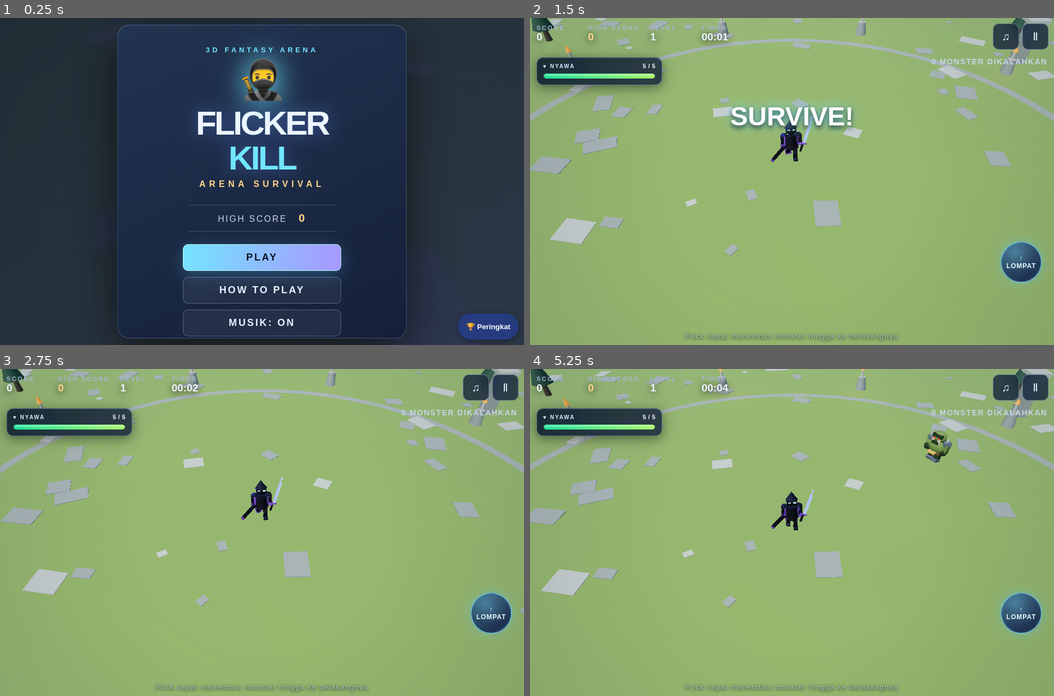
Above: before the commit, frames 1-4 (two rows, left to right).
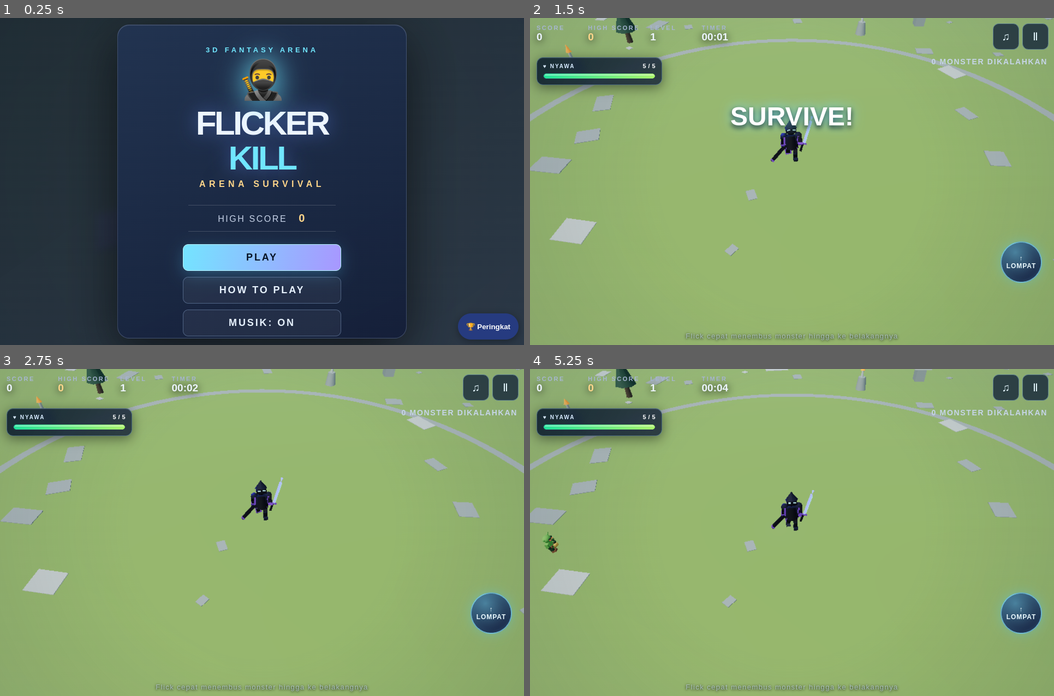
Above: after the commit, the same moments.

Repository: vexelkang-cell/gamepai
Game: browser game, page games/fliker-kill/index.html
The game is run twice, just before and just after one commit, with the same random seed, the same clock (stepped at 60 frames per second) and the same inputs.
Inputs (mouse positions are in pixels of both pictures, inside the frame that each line leads up to):
- Up to frame 1 (0.25 s): no input
- Up to frame 2 (1.5 s): click "PLAY" at 0.27 s; hold Up 1.03-1.33 s; click (792, 214) at 1.07 s; hold Up from 1.38 s (still down)
- Up to frame 3 (2.75 s): release Up at 1.62 s; click (157, 499) at 1.67 s; hold Up 1.67-1.97 s; hold Up 2.02-2.25 s; click (366, 483) at 2.27 s; hold Up 2.3-2.6 s; hold Up from 2.65 s (still down)
- Up to frame 4 (5.25 s): click (870, 597) at 2.87 s; release Up at 2.88 s; hold Up 2.93-3.23 s; hold Up 3.28-3.52 s; click (661, 614) at 3.47 s; hold Up 3.57-3.87 s; hold Up 3.92-4.15 s; click (792, 467) at 4.07 s; hold Up 4.2-4.5 s; hold Up 4.55-4.78 s; click (949, 548) at 4.67 s; hold Up 4.83-5.13 s; hold Up from 5.18 s (still down)

The runs differ from the first frame. In frame 2, 3.0% of the frame differs, in the area x 0-100%, y 0-74%; in frame 3, 3.0%; in frame 4, 3.5%, in the area x 0-100%, y 0-73%.

Commit message:
Add adaptive performance optimization for Fliker Kill

Diff:
--- a/games/fliker-kill/index.html
+++ b/games/fliker-kill/index.html
@@ -134,28 +134,30 @@
 const $=id=>document.getElementById(id), arena=$('game'), scene=new THREE.Scene();
 scene.background=new THREE.Color(0x9bcff0);scene.fog=new THREE.FogExp2(0xb9dcef,.0065);
 const camera=new THREE.PerspectiveCamera(48,innerWidth/innerHeight,.1,200);
-const compact=matchMedia('(max-width:700px), (max-height:500px)').matches, slowDevice=(navigator.hardwareConcurrency||8)<=4;
-const renderer=new THREE.WebGLRenderer({antialias:!compact&&!slowDevice,powerPreference:'high-performance'});
-renderer.shadowMap.enabled=!compact&&!slowDevice;renderer.shadowMap.type=THREE.PCFSoftShadowMap;renderer.outputColorSpace=THREE.SRGBColorSpace;renderer.toneMapping=THREE.ACESFilmicToneMapping;arena.appendChild(renderer.domElement);
+const compact=matchMedia('(max-width:700px), (max-height:500px)').matches, cores=navigator.hardwareConcurrency||4, memory=navigator.deviceMemory||4;
+const qualityTier=(cores<=4||memory<=3)?0:(compact||cores<=6||memory<=6)?1:2;
+const maxEnemies=qualityTier===0?18:qualityTier===1?28:38,maxEffects=qualityTier===0?34:qualityTier===1?58:90;
+let renderScale=qualityTier===0?.9:qualityTier===1?1.12:1.4;
+const renderer=new THREE.WebGLRenderer({antialias:qualityTier===2&&!compact,powerPreference:'high-performance'});
+renderer.shadowMap.enabled=qualityTier===2&&!compact;renderer.shadowMap.type=THREE.PCFSoftShadowMap;renderer.outputColorSpace=THREE.SRGBColorSpace;renderer.toneMapping=THREE.ACESFilmicToneMapping;arena.appendChild(renderer.domElement);
 scene.add(new THREE.HemisphereLight(0xe8f6ff,0x71845a,2.8));
-const sun=new THREE.DirectionalLight(0xfff3d8,3.1);sun.position.set(-15,27,18);sun.castShadow=true;sun.shadow.mapSize.set(compact||slowDevice?512:1024,compact||slowDevice?512:1024);sun.shadow.camera.left=-35;sun.shadow.camera.right=35;sun.shadow.camera.top=35;sun.shadow.camera.bottom=-35;scene.add(sun);
+const sun=new THREE.DirectionalLight(0xfff3d8,3.1);sun.position.set(-15,27,18);sun.castShadow=qualityTier===2&&!compact;if(sun.castShadow){sun.shadow.mapSize.set(1024,1024);sun.shadow.camera.left=-35;sun.shadow.camera.right=35;sun.shadow.camera.top=35;sun.shadow.camera.bottom=-35}scene.add(sun);
 const mat=(c,em=0)=>new THREE.MeshStandardMaterial({color:c,roughness:.72,metalness:.18,emissive:em,emissiveIntensity:em?.45:0});
 const stone=mat(0x87939a), ground=mat(0x739653), brick=mat(0xaab5b9), gold=mat(0xe9c56e), blue=mat(0x82ddff,0x2288ff), dark=mat(0x26344a), skin=mat(0xc9a887);
-function mesh(parent,geo,material,x=0,y=0,z=0){const m=new THREE.Mesh(geo,material);m.position.set(x,y,z);m.castShadow=true;m.receiveShadow=true;parent.add(m);return m}
+function mesh(parent,geo,material,x=0,y=0,z=0){const m=new THREE.Mesh(geo,material);m.position.set(x,y,z);m.castShadow=qualityTier===2&&!compact;m.receiveShadow=qualityTier===2&&!compact;parent.add(m);return m}
 const box=(p,w,h,d,m,x,y,z)=>mesh(p,new THREE.BoxGeometry(w,h,d),m,x,y,z);
 const ball=(p,r,m,x,y,z)=>mesh(p,new THREE.SphereGeometry(r,10,8),m,x,y,z);
 const cyl=(p,a,b,h,m,x,y,z)=>mesh(p,new THREE.CylinderGeometry(a,b,h,8),m,x,y,z);
 const floor=mesh(scene,new THREE.PlaneGeometry(104,104),ground);floor.rotation.x=-Math.PI/2;floor.receiveShadow=true;floor.castShadow=false;
 const ring=mesh(scene,new THREE.RingGeometry(24.2,25.1,72),stone,0,.025,0);ring.rotation.x=-Math.PI/2;ring.castShadow=false;
 let seed=73;function rand(){seed=(seed*16807)%2147483647;return(seed-1)/2147483646}
-for(let i=0;i<190;i++){const x=(rand()-.5)*94,z=(rand()-.5)*94;if(Math.hypot(x,z)<3)continue;let s=.45+rand()*1.5;const tile=box(scene,s,.06,s*(.7+rand()),i%4===0?brick:stone,x,.015,z);tile.rotation.y=rand()*6.28;tile.castShadow=false}
+for(let i=0;i<(qualityTier===0?95:qualityTier===1?140:190);i++){const x=(rand()-.5)*94,z=(rand()-.5)*94;if(Math.hypot(x,z)<3)continue;let s=.45+rand()*1.5;const tile=box(scene,s,.06,s*(.7+rand()),i%4===0?brick:stone,x,.015,z);tile.rotation.y=rand()*6.28;tile.castShadow=false}
 const torches=[];
-for(let i=0;i<10;i++){const a=i*Math.PI*2/10,r=28,x=Math.cos(a)*r,z=Math.sin(a)*r;
+for(let i=0;i<(qualityTier===0?5:qualityTier===1?7:10);i++){const count=qualityTier===0?5:qualityTier===1?7:10,a=i*Math.PI*2/count,r=28,x=Math.cos(a)*r,z=Math.sin(a)*r;
 cyl(scene,.45,.65,1.5,stone,x,.75,z);cyl(scene,.12,.18,1.1,brick,x,1.85,z);
-const flame=mesh(scene,new THREE.ConeGeometry(.28,.85,7),mat(0xff8b32,0xff7100),x,2.65,z);flame.castShadow=false;
-const light=new THREE.PointLight(0xff8d3f,4,10);light.position.set(x,2.7,z);scene.add(light);torches.push({flame,light,phase:i});
-}
-for(let i=0;i<29;i++){const a=rand()*Math.PI*2,r=31+rand()*17,x=Math.cos(a)*r,z=Math.sin(a)*r;
+const flame=mesh(scene,new THREE.ConeGeometry(.28,.85,7),mat(0xff8b32,0xff7100),x,2.65,z);flame.castShadow=false;torches.push({flame,phase:i});
+}
+for(let i=0;i<(qualityTier===0?14:qualityTier===1?21:29);i++){const a=rand()*Math.PI*2,r=31+rand()*17,x=Math.cos(a)*r,z=Math.sin(a)*r;
 if(i%3===0){const h=1.5+rand()*3;box(scene,1.2,h,1.2,stone,x,h/2,z);box(scene,2.1,.35,2.1,brick,x,h+.1,z)}
 else{cyl(scene,.22,.37,1.8,mat(0x493e34),x,.9,z);const crown=mesh(scene,new THREE.ConeGeometry(1.2,3.3,7),mat(0x294b41),x,3.1,z);crown.castShadow=true}
 }
@@ -252,10 +254,10 @@
 function pause(){if(state!=='playing')return;state='paused';pointer.down=false;$('paused').classList.add('active')}
 function resume(){if(state!=='paused')return;state='playing';$('paused').classList.remove('active');lastFrame=performance.now()}
 function gameOver(){state='over';pointer.down=false;sound('over');$('final-score').textContent=score;$('final-kills').textContent=kills;$('final-time').textContent=fmt(elapsed);$('final-level').textContent=level;$('over').classList.add('active')}
-function spawn(){const cap=Math.min(42,4+level*3);if(enemies.filter(e=>!e.dead).length>= …(320 unchanged characters)…
+function spawn(){const cap=Math.min(maxEnemies,4+level*(qualityTier===0?1.5:qualityTier===1?2.2:3));if(enemies.filter(e=>!e.dead).length>= …(320 unchanged characters)…
 function launchShuriken(target){const shape=new THREE.Shape();for(let i=0;i<8;i++){const a=-Math.PI/2+i*Math.PI/4,r=i%2 …(496 unchanged characters)…
 function updateShurikens(dt){shurikenClock+=dt;if(shurikenClock>=1.6){shurikenClock=0;if(projectiles.length<4){let targ …(751 unchanged characters)…
-function fx(obj,life,update){scene.add(obj);effects.push({obj,life,max:life,update})}
+function fx(obj,life,update){if(effects.length>=maxEffects){const oldest=effects.shift();scene.remove(oldest.obj);disposeEffect(oldest.obj)}scene.add(obj);effects.push({obj,life,max:life,update})}
 function burst(pos,color,count=12){if(compact||slowDevice)count=Math.max(5,Math.ceil(count*.55));for(let i=0;i<count;i+ …(411 unchanged characters)…
 function afterimage(pos){const group=new THREE.Group();group.position.copy(pos);const ghost=mesh(group,new THREE.Cylind …(487 unchanged characters)…
 function smoke(pos){const group=new THREE.Group();group.position.copy(pos);for(let i=0;i<5;i++){const puff=mesh(group,n …(589 unchanged characters)…
@@ -294,9 +296,9 @@
 function toggleMusic(){initAudio();musicOn=!musicOn;$('music-btn').textContent=musicOn?'♫':'♪̸';$('music-btn').setAttribute('aria-label',musicOn?'Matikan musik':'Nyalakan musik');$('menu-music').textContent='MUSIK: '+(musicOn?'ON':'OFF')}
 $('music-btn').onclick=toggleMusic;$('menu-music').onclick=toggleMusic;$('jump-btn').addEventListener('pointerdown',e=>{e.preventDefault();e.stopPropagation();if(e.button===0||e.pointerType==='touch')jump()});$('jump-btn').addEventListener('click',e=>{e.preventDefault()});
 window.addEventListener('keydown',e=>{if((e.code==='Space'||e.key==='ArrowUp')&&state==='playing'){e.preventDefault();jump()}if(e.key==='Escape'){if(state==='playing')pause();else if(state==='paused')resume()}});
-let viewWidth=0,viewHeight=0,camDistance=25;function resizeG …(131 unchanged characters)… tio(Math.min(window.devicePixelRatio||1,slowDevice?1:compact?1.1:1.5));renderer.setSize(w,h,false);camera.as …(402 unchanged characters)…
-const camGoal=new THREE.Vector3();let lastFrame=performance.now();
-function frame(now){requestAnimationFrame(frame);const dt=Math.min((now-lastFrame)/1000,.05);lastFrame=now;
+let viewWidth=0,viewHeight=0,camDistance=25;function resizeG …(131 unchanged characters)… tio(Math.min(window.devicePixelRatio||1,renderScale));renderer.setSize(w,h,false);camera.as …(402 unchanged characters)…
+const camGoal=new THREE.Vector3();let lastFrame=performance.now(),fpsSampleTime=0,fpsFrames=0,lowFpsTime=0,highFpsTime=0;
+function frame(now){requestAnimationFrame(frame);const dt=Math.min((now-lastFrame)/1000,.05);lastFrame=now;fpsFrames++;if(now-fpsSampleTime>=2000){const fps=fpsFrames*1000/(now-fpsSampleTime||2000);fpsSampleTime=now;fpsFrames=0;if(fps<42){lowFpsTime+=2;highFpsTime=0}else if(fps>56){highFpsTime+=2;lowFpsTime=0}else{lowFpsTime=Math.max(0,lowFpsTime-1);highFpsTime=0}if(lowFpsTime>=4&&renderScale>.76){renderScale=Math.max(.76,renderScale-.12);renderer.setPixelRatio(Math.min(window.devicePixelRatio||1,renderScale));renderer.setSize(viewWidth,viewHeight,false);lowFpsTime=0}else if(highFpsTime>=8&&renderScale<(qualityTier===0?.95:qualityTier===1?1.2:1.5)){renderScale=Math.min(qualityTier===0?.95:qualityTier===1?1.2:1.5,renderScale+.06);renderer.setPixelRatio(Math.min(window.devicePixelRatio||1,renderScale));renderer.setSize(viewWidth,viewHeight,false);highFpsTime=0}}
 if(state==='playing'){
 elapsed+=dt;const next=1+Math.floor(elapsed/25);if(next>level){level=next;announcement('LEVEL UP · '+level);burst(hero.position,0xffd47a,24);sound('combo')}
 if(elapsed-lastKill>3&&combo){combo=0;updateHud()}
@@ -328,14 +330,14 @@
 anim.rim.intensity=anim.mode==='teleport'?3.4:1.8;
 hero.visible=anim.mode!=='teleport'||Math.floor(teleportAnim*26)%2===0;
 if(invuln>0){anim.torso.children[0].material=ninjaArmor;anim.rim.color.setHex(Math.floor(invuln*14)%2?0xff3155:0x6555ff)}else anim.rim.color.setHex(0x6555ff);
-if(moving&&running&&Math.floor(elapsed*18)!==Math.floor((elapsed-dt)*18))afterimage(hero.position.clone());
+if(moving&&running&&qualityTier>0&&Math.floor(elapsed*(qualityTier===1?7:18))!==Math.floor((elapsed-dt)*(qualityTier===1?7:18)))afterimage(hero.position.clone());
 for(let i=enemies.length-1;i>=0;i--){const e=enemies[i];if(e.dead){e.death-=dt;e.group.scale.multiplyScalar(Math.max(.01,1-dt*5));e.group.rotation.z+=dt*5;if(e.death<=0){scene.remove(e.group);disposeMonster(e.group);enemies.splice(i,1)}continue}
 const diff=hero.position.clone().sub(e.group.position),dist=diff.length();e.group.rotation.y=Math.atan2(diff.x,diff.z);
 const stride=Math.sin(elapsed*(e.type==='skeleton'?12:e.type==='orc'?7:10)+e.phase),sway=Math.sin(elapsed*3.2+e.phase); …(688 unchanged characters)…
 else{e.attack-=dt;if(e.attack<=0){e.attack=Math.max(.48,1.45-(level-1)*.065);hurt();if(state!=='playing')break}}
 }
 for(let i=effects.length-1;i>=0;i--){const f=effects[i];f.life-=dt;f.update(f,dt);if(f.life<=0){scene.remove(f.obj);disposeEffect(f.obj);effects.splice(i,1)}}
-for(const t of torches){t.flame.scale.y=.85+Math.sin(elapsed*8+t.phase)*.2;t.light.intensity=3.4+Math.sin(elapsed*9+t.phase)*.6}
+for(const t of torches)t.flame.scale.y=.85+Math.sin(elapsed*8+t.phase)*.2;
 if(announceTimer>0){announceTimer-=dt;if(announceTimer<=0)$('announcement').classList.remove('show')}
 musicClock+=dt;if(musicOn&&musicClock>.46){musicClock=0;const notes=[110,164.81,146.83,196,130.81,164.81,98,146.83];tone(notes[Math.floor(elapsed/.46)%notes.length],.36,'triangle',.012)}
 hudClock+=dt;if(hudClock>=.2){hudClock=0;updateHud()}
